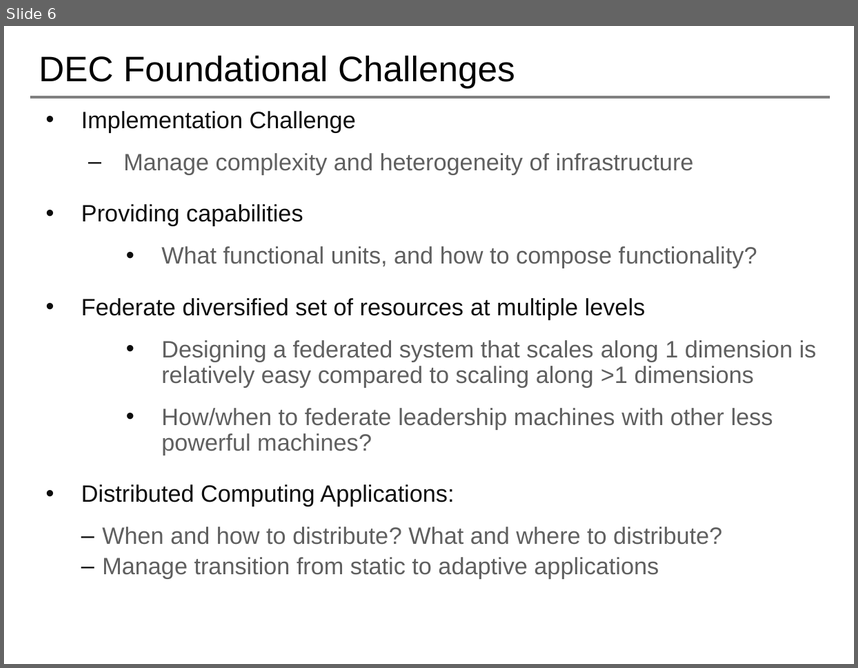
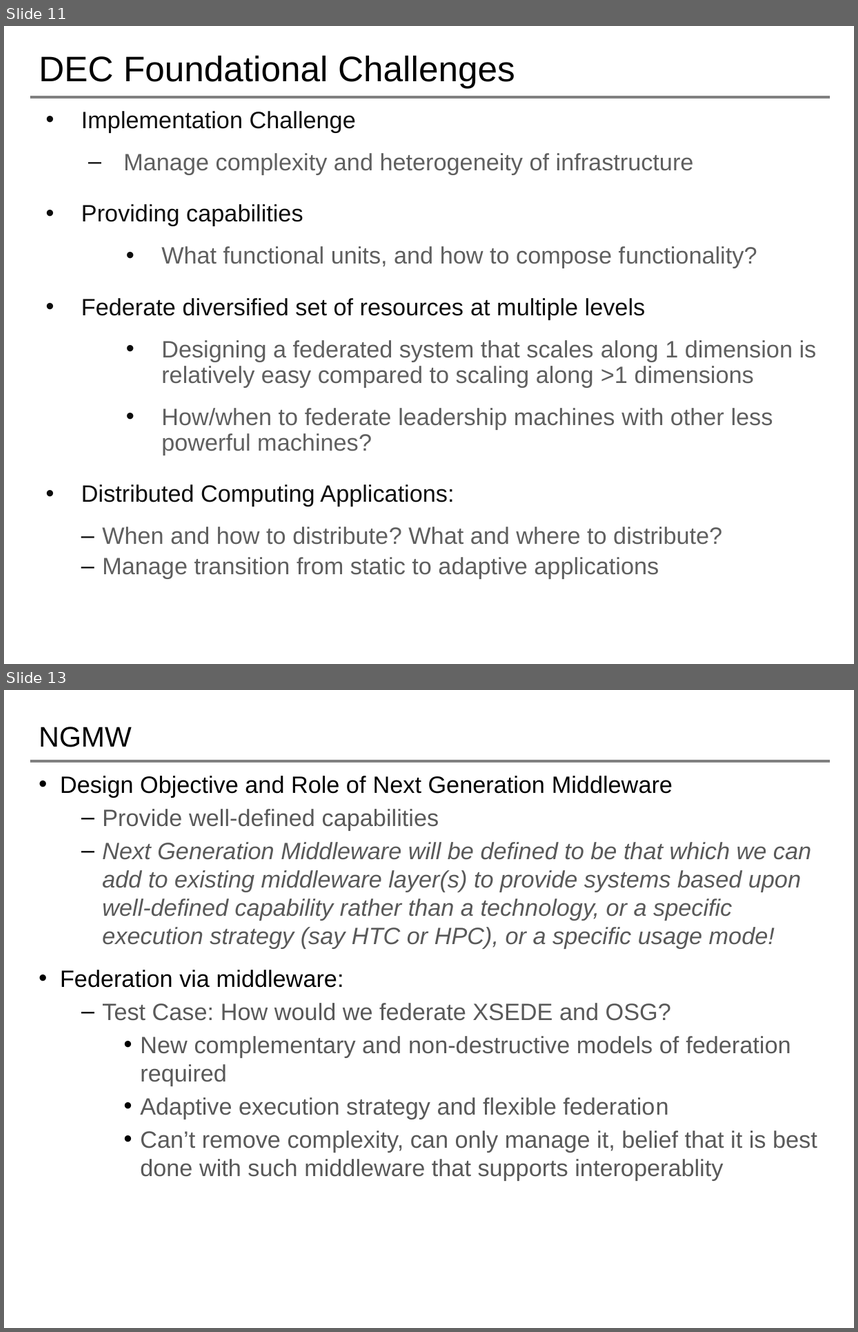
Before and after one commit to saga-project/NGMW, a slide deck: presentations/radical-modsim.pptx. Shown one above the other, each under a label of ours: slide 6 before the commit, slides 11 and 13 after it; the slides between them are not shown. The pictures are 858x668 and 858x1332 pixels, drawn with LibreOffice and Linux fonts; fonts in the diff are those of the drawing; background and template pictures are left out. Boxes give left, top, right and bottom in pixels: in the first picture for what was removed or moved away, otherwise in the second. Text is boxed around its words. In the diff, an @@ line names an element or a change of style, - is before the commit and + after.

```diff
--- a/presentations/radical-modsim.pptx
+++ b/presentations/radical-modsim.pptx
@@ slide 13 added at [4,690,854,1328], background #FFFFFF; not listed: 1 template element that a slide beside it also shows @@
@@ title added at [38,727,132,747], 24 pt, text #000000 @@
+NGMW
@@ text added at [60,776,818,1180], 20 pt, text #595959 @@
+• Design Objective and Role of Next Generation Middleware
+  – Provide well-defined capabilities
+  – Next Generation Middleware will be defined to be that which we can add to existing middleware layer(s) to provide systems based upon well-defined capability rather than a technology, or a specific execution strategy (say HTC or HPC), or a specific usage mode!
+• Federation via middleware:
+  – Test Case: How would we federate XSEDE and OSG?
+    • New complementary and non-destructive models of federation required
+    • Adaptive execution strategy and flexible federation
+    • Can’t remove complexity, can only manage it, belief that it is best done with such middleware that supports interoperablity
@@ what was slide 6 is now slide 11 @@
```
Also in this commit, not shown: 3 slides changed, 10 other slides added, 1 slide removed.
